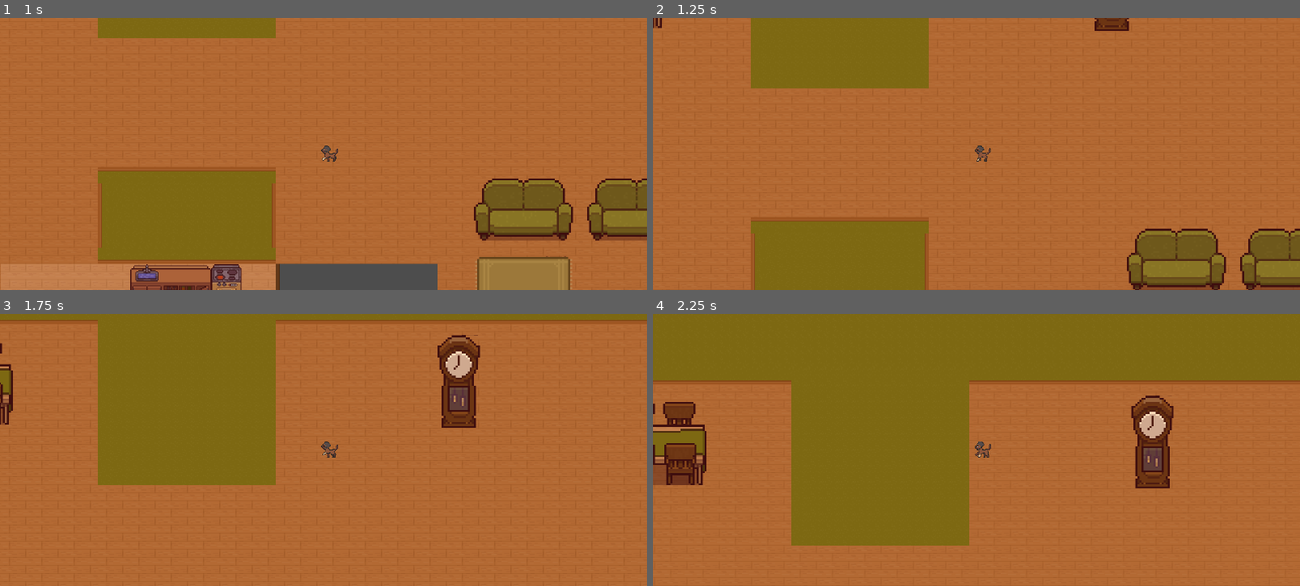
Above: before the commit, frames 1-4 (two rows, left to right).
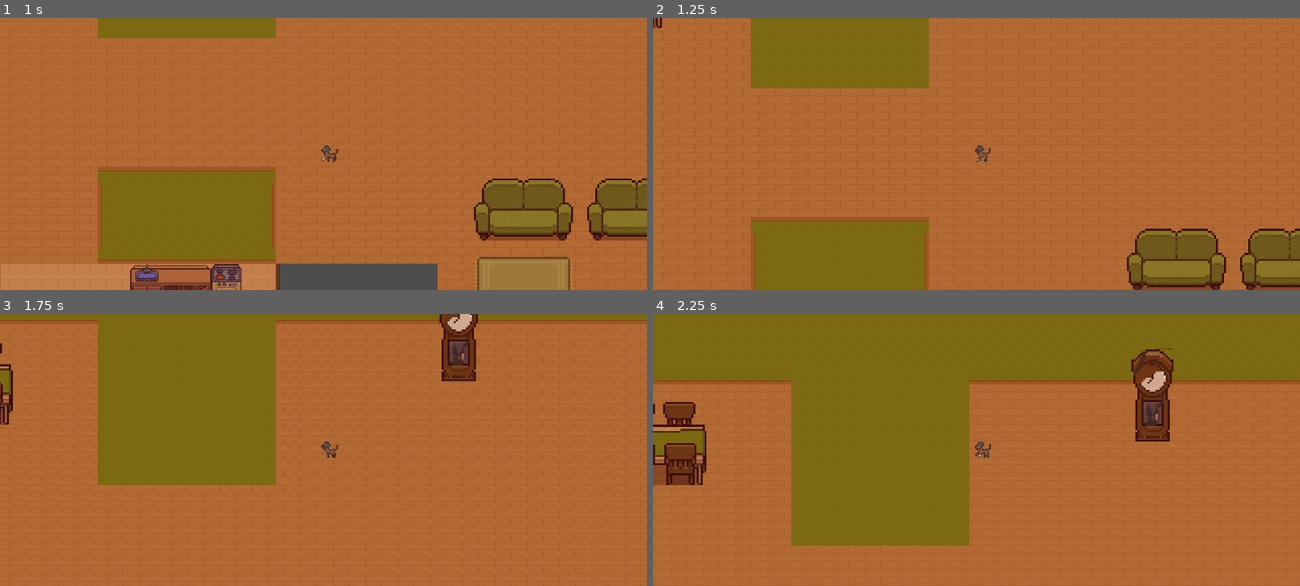
Above: after the commit, the same moments.

Repository: ComittedComitter/Le-Mao
Game: Godot game, scene res://Main.tscn
Two runs of this game, one before a commit and one after it. Both use one fixed random seed, a clock stepped at 60 frames per second and the inputs below.
Inputs:
- Up to frame 1 (1 s): hold W (up) from 0.53 s (still down); tap Space (wreck_button) at 0.6 s
- Up to frame 2 (1.25 s): keep holding W (up)
- Up to frame 3 (1.75 s): keep holding W (up); tap Space (wreck_button) at 1.35 s
- Up to frame 4 (2.25 s): release W (up) at 2.03 s; hold A (left) from 2.03 s (still down); tap Space (wreck_button) at 2.1 s

Frame 1 is identical in both runs. In frame 2, 0.3% of the frame differs, in the area x 68-74%, y 0-5%; in frame 3, 2.1%; in frame 4, 2.6%, in the area x 73-81%, y 12-65%.

Commit message:
Fixed the clock

Diff:
--- a/GameObjects/clock.tscn
+++ b/GameObjects/clock.tscn
@@ -9,23 +9,24 @@
 
 [node name="Clock" type="StaticBody2D" groups=["furniture"]]
 z_index = 2
-position = Vector2(0, -46)
 scale = Vector2(2, 2)
 script = ExtResource("1_sau1b")
 
 [node name="Sprite2D" type="Sprite2D" parent="."]
 texture_filter = 1
+position = Vector2(4.5, -39.5)
 texture = ExtResource("1_i41g8")
+offset = Vector2(-4.5, 16.5)
 region_enabled = true
 region_rect = Rect2(70, 112, 21, 46)
 
 [node name="Sprite2D2" type="Sprite2D" parent="."]
-visible = false
 texture_filter = 1
+position = Vector2(0, -23)
 texture = ExtResource("3_qlf0g")
 region_enabled = true
 region_rect = Rect2(70, 112, 21, 46)
 
 [node name="CollisionShape2D" type="CollisionShape2D" parent="."]
-position = Vector2(0, 15.5)
+position = Vector2(0, -7.5)
 shape = SubResource("RectangleShape2D_8d144")
